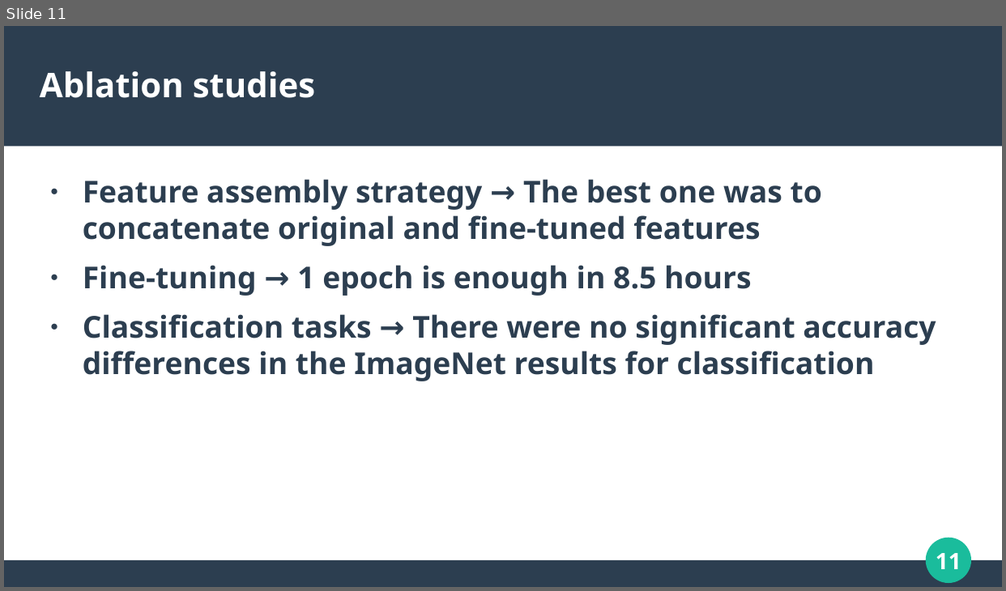
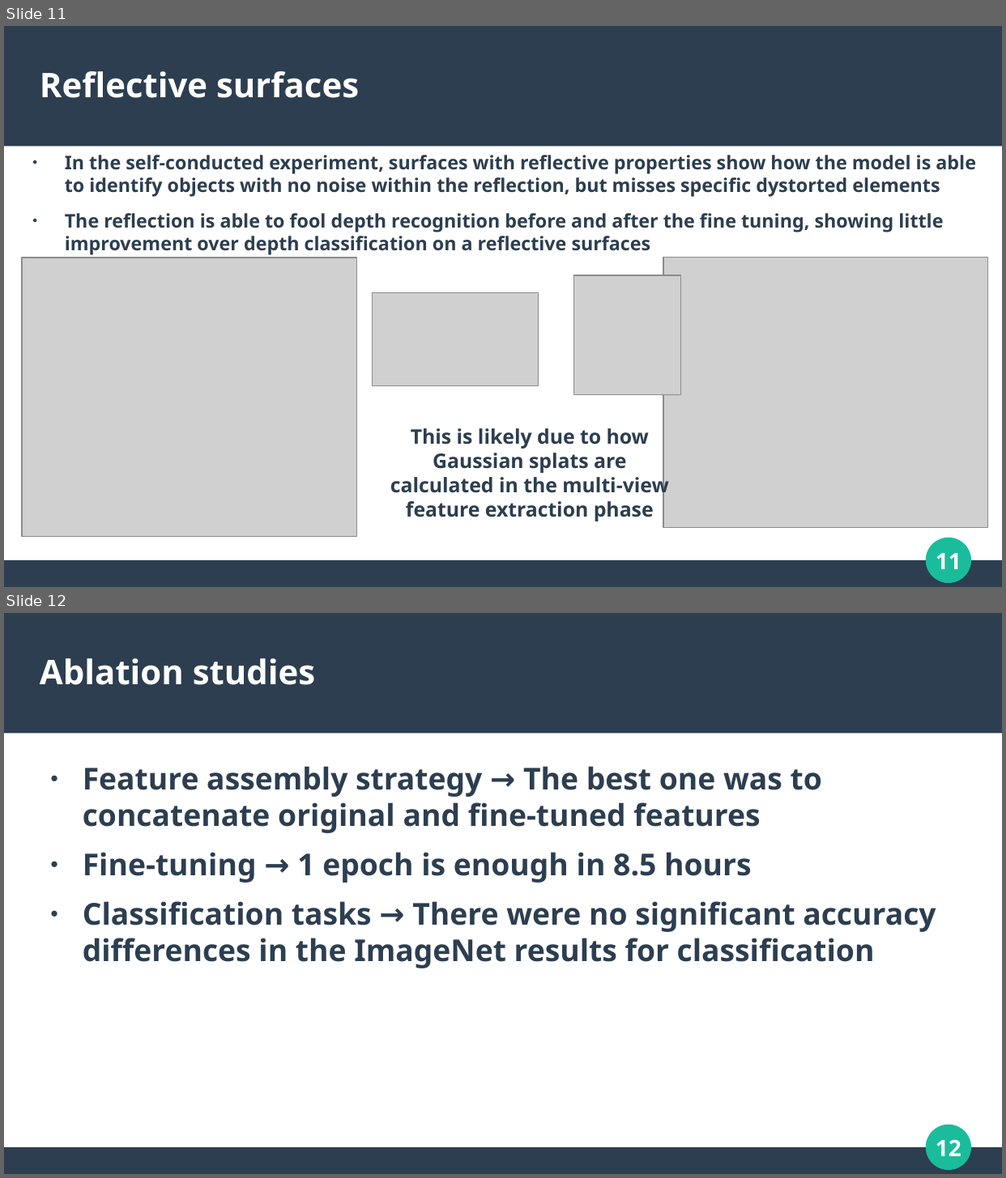
Before and after one commit to LuigiBrosNin/Luizo-s-notes, a slide deck: content/Master first year/Computer vision/cv_presentation.odp. Shown one above the other, each under a label of ours: slide 11 before the commit, slides 11 and 12 after it. The pictures are 1006x591 and 1006x1178 pixels, drawn with LibreOffice and Linux fonts; fonts in the diff are those of the drawing; grey boxes stand for pictures. Boxes give left, top, right and bottom in pixels: in the first picture for what was removed or moved away, otherwise in the second. Text is boxed around its words. In the diff, an @@ line names an element or a change of style, - is before the commit and + after.

```diff
--- a/content/Master first year/Computer vision/cv_presentation.odp
+++ b/content/Master first year/Computer vision/cv_presentation.odp
@@ slide 11 added at (4, 26, 1002, 587), background #FFFFFF; not listed: 4 template elements that a slide beside it also shows @@
@@ title added at (40, 71, 359, 98), 27 pt, text #FFFFFF, bold @@
+Reflective surfaces
@@ text added at (65, 155, 976, 255), 15 pt, text #2C3E50, bold @@
+● In the self-conducted experiment, surfaces with reflective properties show how the model is able to identify objects with no noise within the reflection, but misses specific dystorted elements
+● The reflection is able to fool depth recognition before and after the fine tuning, showing little improvement over depth classification on a reflective surfaces
@@ picture added at (22, 258, 357, 537) @@
@@ picture added at (663, 258, 987, 528) @@
@@ picture added at (574, 276, 681, 395) @@
@@ picture added at (373, 293, 539, 386) @@
@@ text added at (390, 429, 668, 522), 16 pt, text #2C3E50, bold @@
+This is likely due to how Gaussian splats are calculated in the multi-view feature extraction phase
@@ what was slide 11 is now slide 12 @@
@@ page number at (936, 1139, 961, 1157): text changed @@
-11
+12
```
Also in this commit, not shown: 1 slide changed, 1 other slide added, 1 slide removed, 2 other files.
